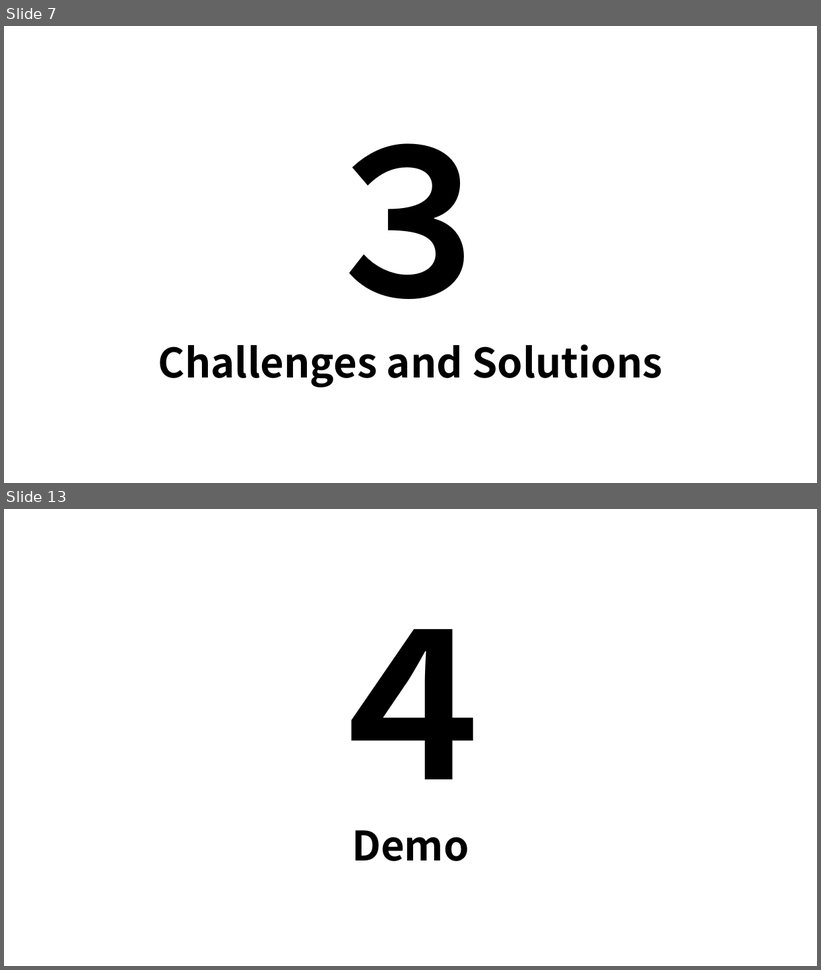
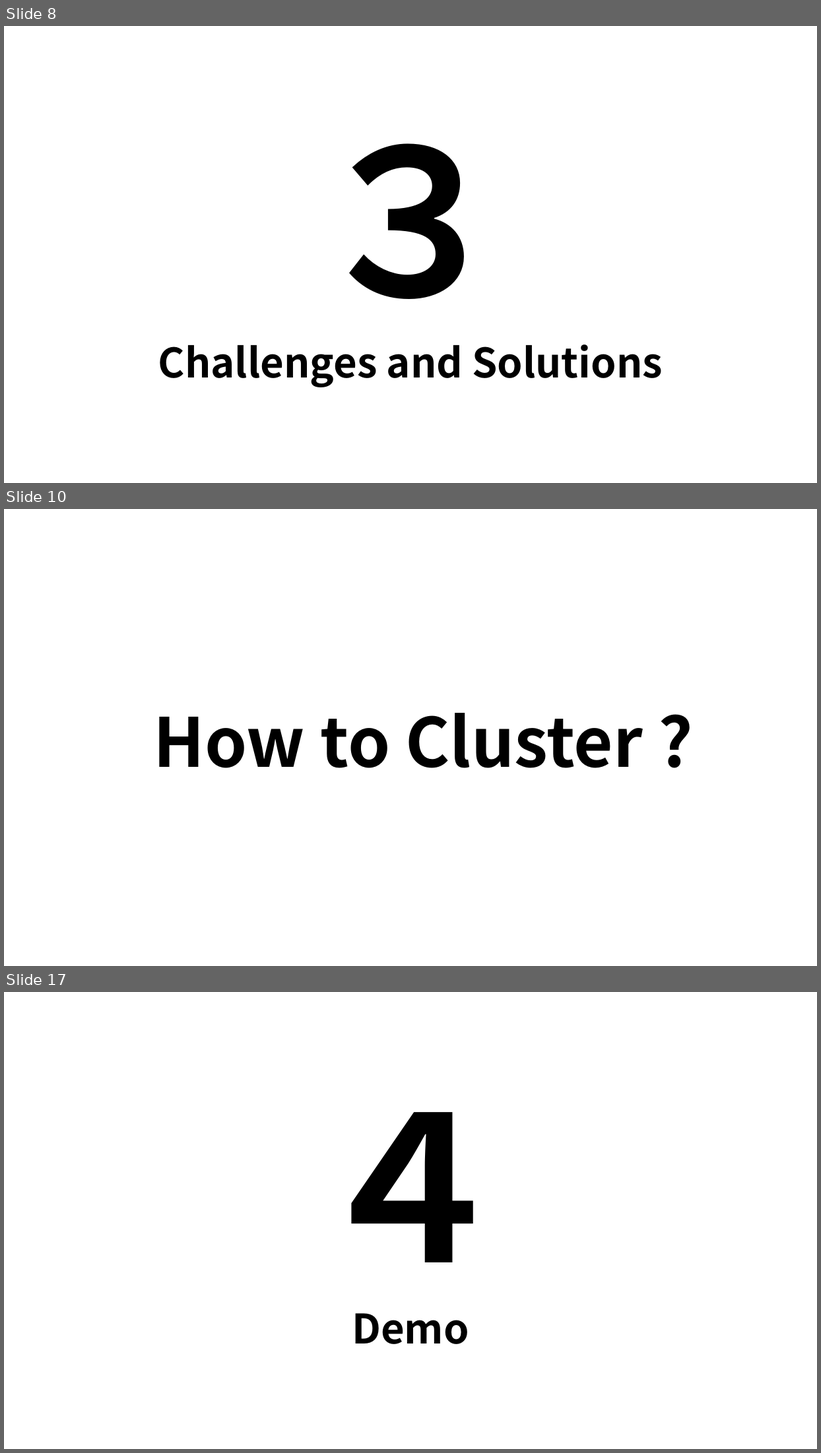
Before and after one commit to KNobuki/Rakuten_fashion, a slide deck: presentation/Presentation.pptx. Shown one above the other, each under a label of ours: slides 7 and 13 before the commit, slides 8, 10 and 17 after it; the slides between them are not shown. The pictures are 821x970 and 821x1453 pixels, drawn with LibreOffice and Linux fonts; fonts in the diff are those of the drawing. Boxes give left, top, right and bottom in pixels: in the first picture for what was removed or moved away, otherwise in the second. Text is boxed around its words. In the diff, an @@ line names an element or a change of style, - is before the commit and + after.

```diff
--- a/presentation/Presentation.pptx
+++ b/presentation/Presentation.pptx
@@ slide 10 added at [4, 509, 817, 966], background #FFFFFF @@
@@ title added at [154, 713, 643, 768], 80 pt, text #000000, bold @@
+How to Cluster ?
@@ what was slide 7 is now slide 8 @@
@@ what was slide 13 is now slide 17 @@
```
Also in this commit, not shown: 11 slides changed, 4 other slides added.
